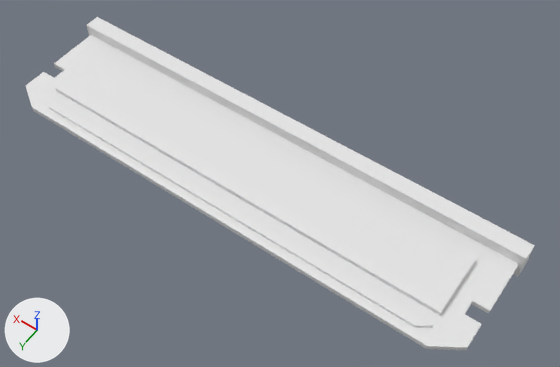
Two versions of the Blender file Assets/Models/Motherboard.blend, one commit apart.
Rendered twice from a 50 mm lens placed at (-2.25, 3.25, 4.39), pointed at (-0.23, 0.42, -0.07). Lighting does not change. The marker at lower left points along +X, +Y and +Z. The same objects are shown in both versions, whatever each file hides.

The scene before the commit, as lines of its bpy script (objects in view):
```python
mat_black = principled_material('Black')
mat_black.base_color = (0.8, 0.8, 0.8)  # white #e7e7e7
mat_grey = principled_material('Grey')
mat_grey.base_color = (0.8, 0.8, 0.8)  # white #e7e7e7
me_cube_006 = bpy.data.meshes.new('Cube.006')
me_cube_006.from_pydata(...)  # 376 vertices, 385 faces; spans x -1.97..1.97, y -0.02..0.98, z -0.11..0.11
# faces by material slot: [58, 108, 219]
me_cube_006.materials.append(mat_rgb)  # white #e7e7e7
me_cube_006.materials.append(mat_black)  # white #e7e7e7
me_cube_006.materials.append(mat_grey)  # white #e7e7e7
ob_memory = bpy.data.objects.new('Memory', me_cube_006)
ob_memory.location = (0.0, 0.0, 0.0)
```
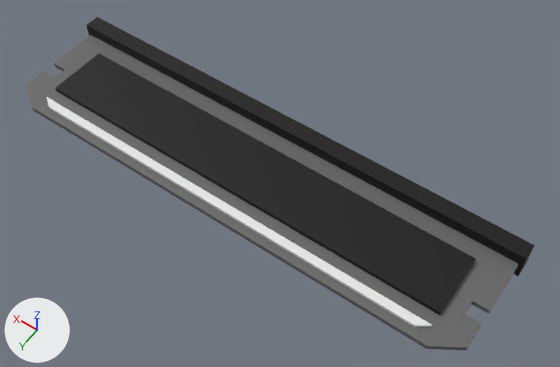
Where the change shows, as pixel boxes (x1, y1, x2, y2) in the pictures (560 x 367 px):
'Memory', recoloured (white to grey): (26, 17, 535, 350) in both

Diff of the bpy script that builds the scene:
```diff
--- a/Assets/Models/Motherboard.blend.py
+++ b/Assets/Models/Motherboard.blend.py
@@ mat_black @@
 mat_black = principled_material('Black')
-mat_black.base_color = (0.8, 0.8, 0.8)  # white #e7e7e7
+mat_black.base_color = (0.0, 0.0, 0.0)  # black #000000
@@ mat_grey @@
 mat_grey = principled_material('Grey')
-mat_grey.base_color = (0.8, 0.8, 0.8)  # white #e7e7e7
+mat_grey.base_color = (0.134, 0.134, 0.134)  # dark grey #666666
```
